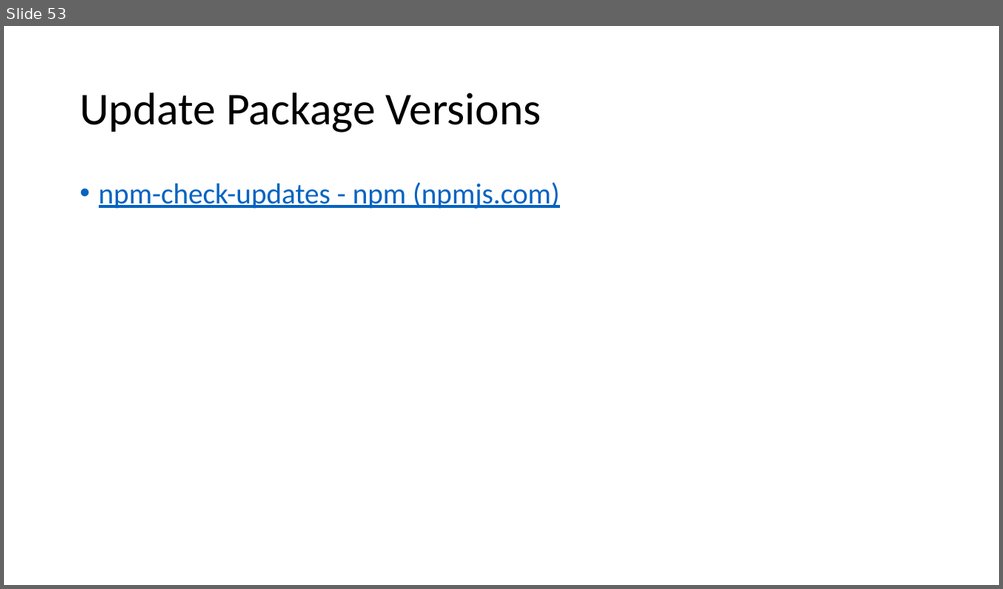
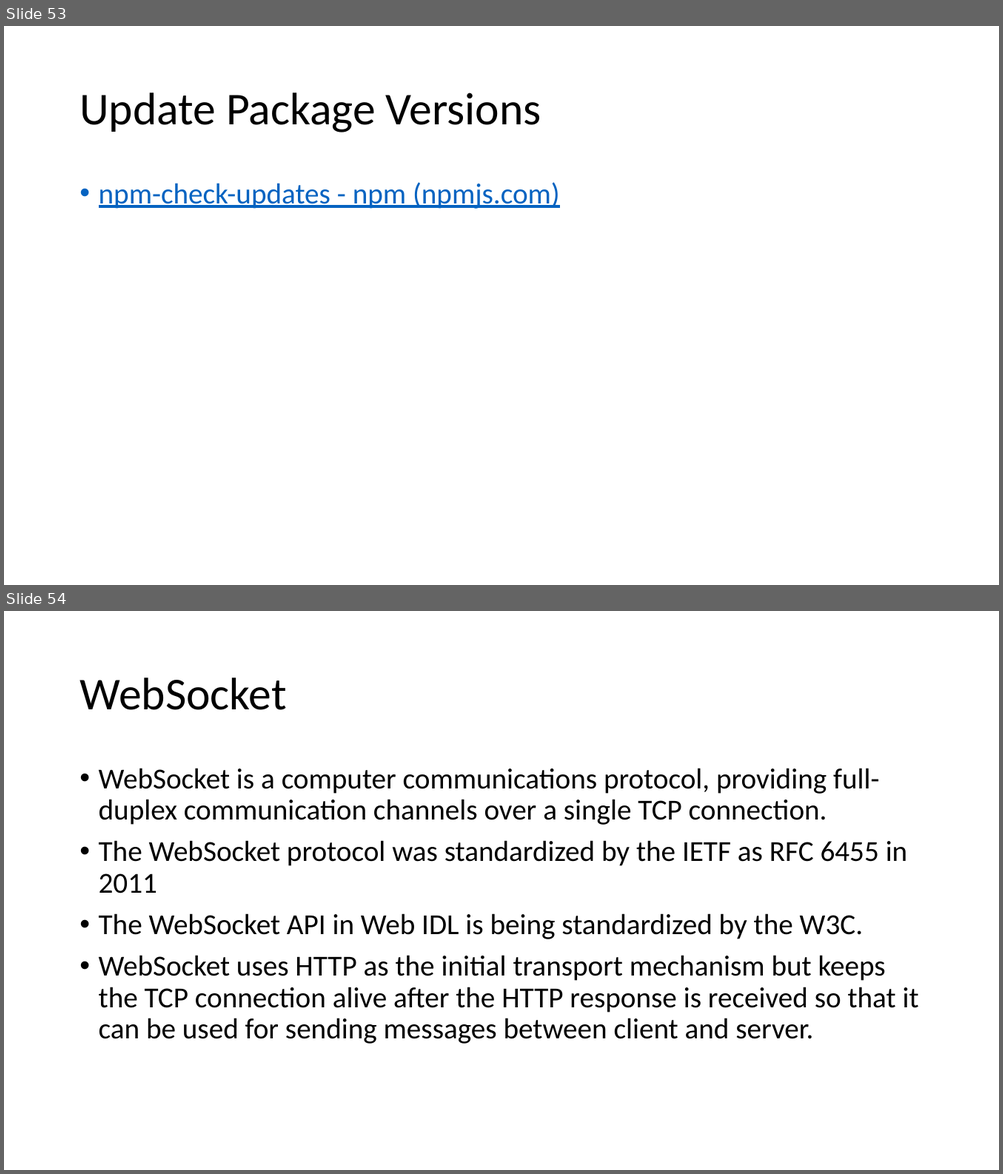
Before and after one commit to explore-with-manish/im-jan24, a slide deck: Node/Notes/Node.pptx. Shown one above the other, each under a label of ours: slide 53 before the commit, slides 53 and 54 after it. The pictures are 1003x589 and 1003x1174 pixels, drawn with LibreOffice and Linux fonts; fonts in the diff are those of the drawing. Boxes give left, top, right and bottom in pixels: in the first picture for what was removed or moved away, otherwise in the second. Text is boxed around its words. In the diff, an @@ line names an element or a change of style, - is before the commit and + after.

```diff
--- a/Node/Notes/Node.pptx
+++ b/Node/Notes/Node.pptx
@@ slide 54 added at [4, 611, 999, 1170], background #FFFFFF @@
@@ title added at [79, 678, 286, 710], 44 pt, text #000000 @@
+WebSocket
@@ text added at [99, 768, 919, 1044], 28 pt, text #000000 @@
+• WebSocket is a computer communications protocol, providing full-duplex communication channels over a single TCP connection.
+• The WebSocket protocol was standardized by the IETF as RFC 6455 in 2011
+• The WebSocket API in Web IDL is being standardized by the W3C.
+• WebSocket uses HTTP as the initial transport mechanism but keeps the TCP connection alive after the HTTP response is received so that it can be used for sending messages between client and server.
```
Also in this commit, not shown: 20 other slides added, 45 other files.
